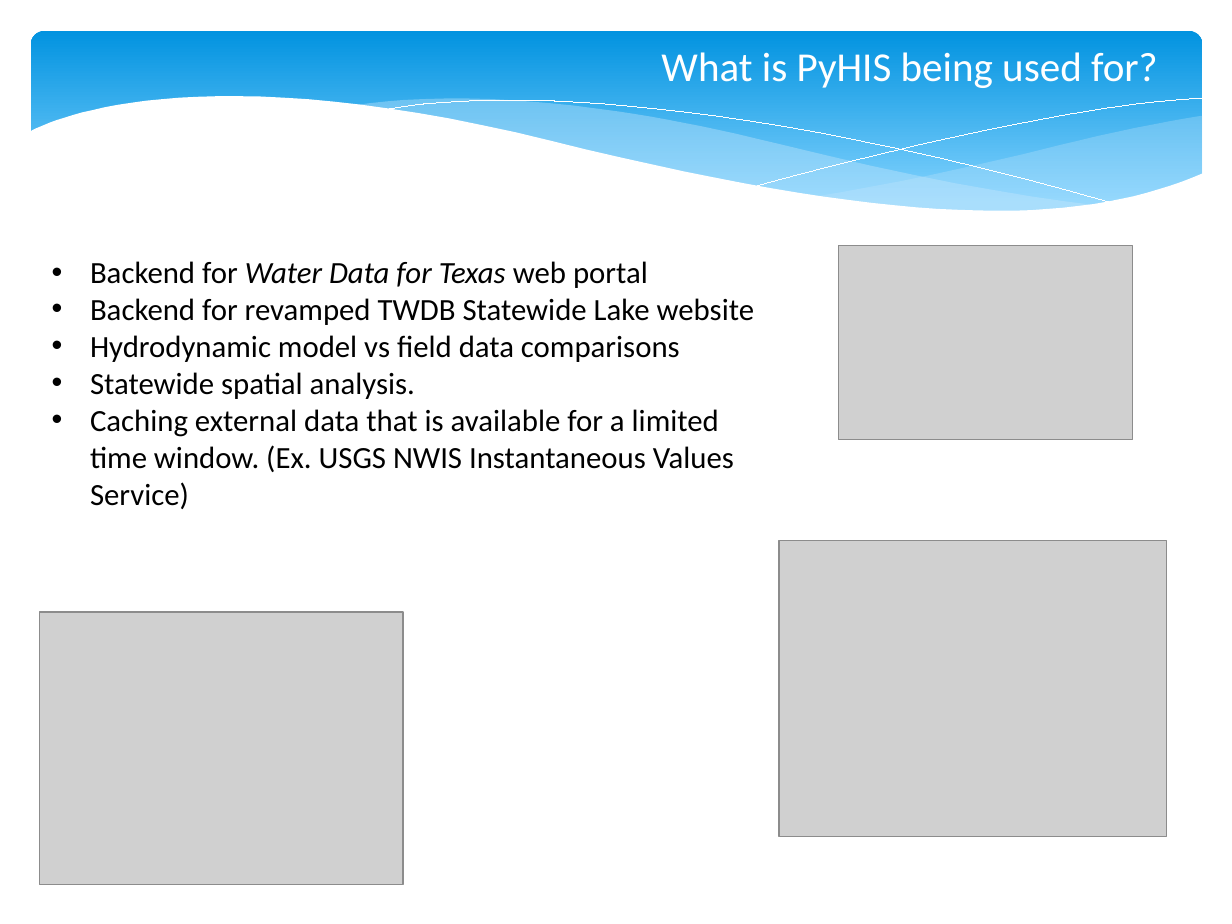
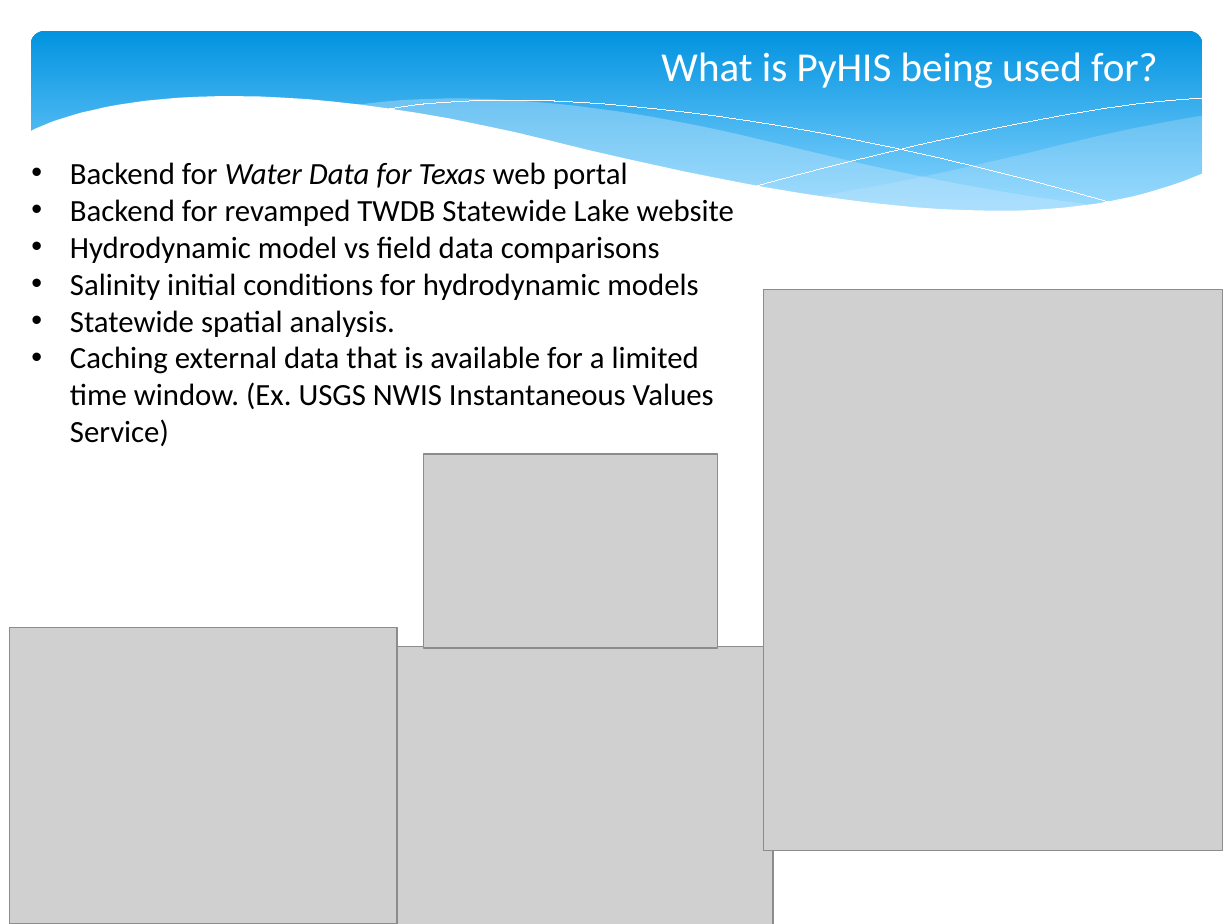
Before and after one commit to ulmo-dev/ulmo, a slide deck: slide 6 of docs/tutorial/tutorial_intro.pptx. Drawn at 1232x924 pixels with LibreOffice and Linux fonts; fonts in the diff are those of the drawing; grey boxes stand for pictures; background and template pictures are left out. Boxes give left, top, right and bottom in pixels: in the first picture for what was removed or moved away, otherwise in the second. Text is boxed around its words. In the diff, an @@ line names an element or a change of style, - is before the commit and + after.

Commit message:
modified ppt

```diff
--- a/docs/tutorial/tutorial_intro.pptx
+++ b/docs/tutorial/tutorial_intro.pptx
@@ text "Backend for Water Data for ...": place and size @@
-text "Backend for Water Data for ..." at (90, 261, 754, 509)
+text "Backend for Water Data for ..." at (70, 158, 734, 446)
@@ text at (70, 273, 698, 300): paragraph added @@
+• Salinity initial conditions for hydrodynamic models
@@ picture added at (764, 290, 1223, 850) @@
@@ picture: place and size @@
-picture at (839, 245, 1133, 440)
+picture at (424, 453, 718, 648)
@@ picture: place and size @@
-picture at (779, 540, 1165, 837)
+picture at (10, 627, 397, 924)
@@ picture: place and size @@
-picture at (39, 612, 403, 885)
+picture at (397, 647, 774, 924)
```
Also in this commit, not shown: 2 other slides changed, 1 slide added, 1 slide removed.
